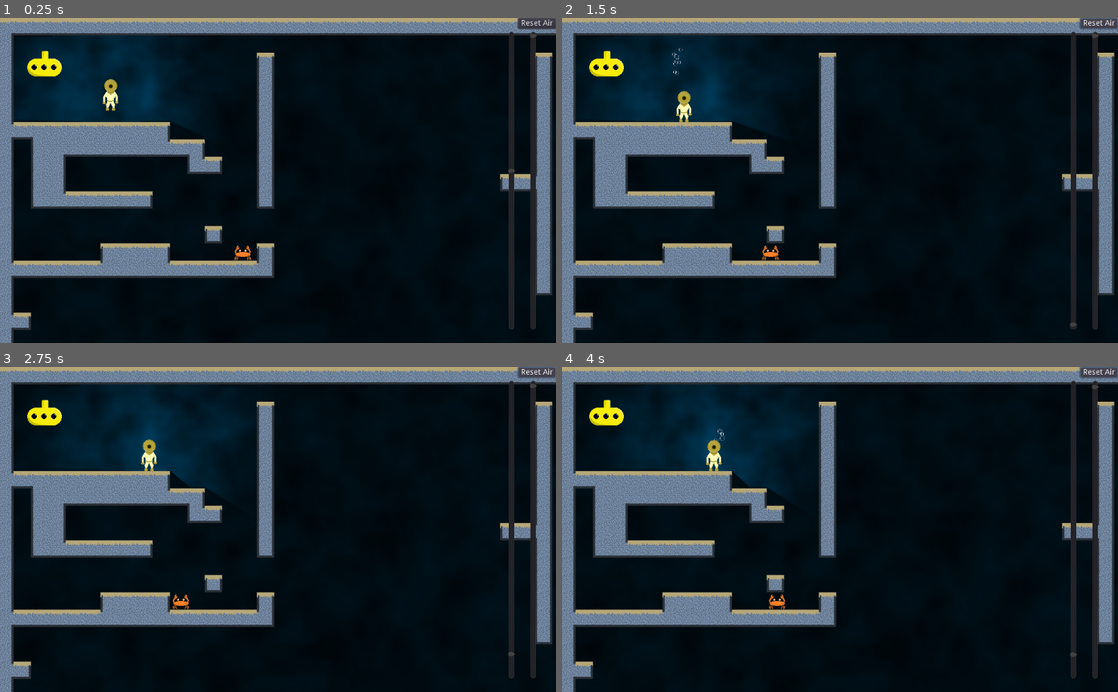
Above: before the commit, frames 1-4 (two rows, left to right).
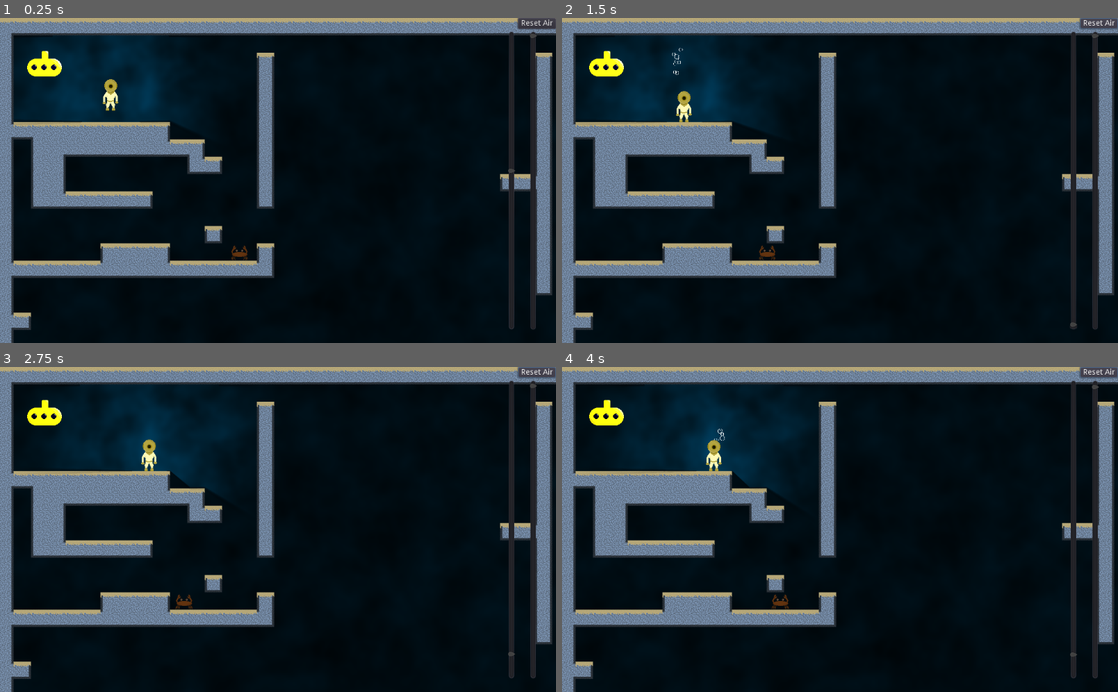
Above: after the commit, the same moments.

Repository: bengosney/diver
Game: Godot game, scene res://Main.tscn
The game is run twice, just before and just after one commit, with the same random seed, the same clock (stepped at 60 frames per second) and the same inputs.
Inputs:
- Up to frame 1 (0.25 s): no input
- Up to frame 2 (1.5 s): hold Right (walk_right) 0.53-1.25 s; hold Down (buoyancy_dec) 0.53-1.25 s; click "Reset Air" at 1.25 s
- Up to frame 3 (2.75 s): hold Right (walk_right) from 2.03 s (still down); tap Up (buoyancy_inc) at 2.1 s
- Up to frame 4 (4 s): release Right (walk_right) at 2.78 s; hold Left (walk_left) 2.78-3.53 s; hold Down (buoyancy_dec) 2.78-3.53 s; hold Right (walk_right) from 3.53 s (still down); tap Up (buoyancy_inc) at 3.6 s

The runs differ from the first frame. In frame 1, 0.2% of the frame differs, in the area x 4-46%, y 10-75%; in frame 2, 0.2%, in the area x 4-40%, y 9-75%; in frame 3, 0.2%; in frame 4, 0.2%.

Commit message:
Light the crab

Diff:
--- a/Crab/Crab.tscn
+++ b/Crab/Crab.tscn
@@ -26,11 +26,10 @@
 
 [node name="AnimatedSprite" type="AnimatedSprite" parent="."]
 frames = SubResource( 1 )
-frame = 1
 playing = true
 
 [node name="CollisionShape2D" type="CollisionShape2D" parent="."]
-position = Vector2( 0, 12 )
+position = Vector2( 0, 11 )
 rotation = 1.5708
 shape = SubResource( 2 )
 
--- a/MainLevel/MainLevel.tscn
+++ b/MainLevel/MainLevel.tscn
@@ -61,4 +61,5 @@
 position = Vector2( 82, 16 )
 
 [node name="Crab" parent="." instance=ExtResource( 4 )]
-position = Vector2( 451, 364 )
+modulate = Color( 0.396078, 0.396078, 0.396078, 1 )
+position = Vector2( 450, 371 )
--- a/Player/Player.tscn
+++ b/Player/Player.tscn
@@ -51,6 +51,7 @@
 playing = true
 
 [node name="CollisionShape2D" type="CollisionShape2D" parent="."]
+light_mask = 0
 position = Vector2( 0, 3 )
 shape = SubResource( 2 )
 
@@ -60,7 +61,7 @@
 energy = 2.25
 mode = 2
 range_layer_min = -101
-range_layer_max = -1
+range_layer_max = 100
 shadow_enabled = true
 shadow_filter = 5
 shadow_filter_smooth = 4.7
